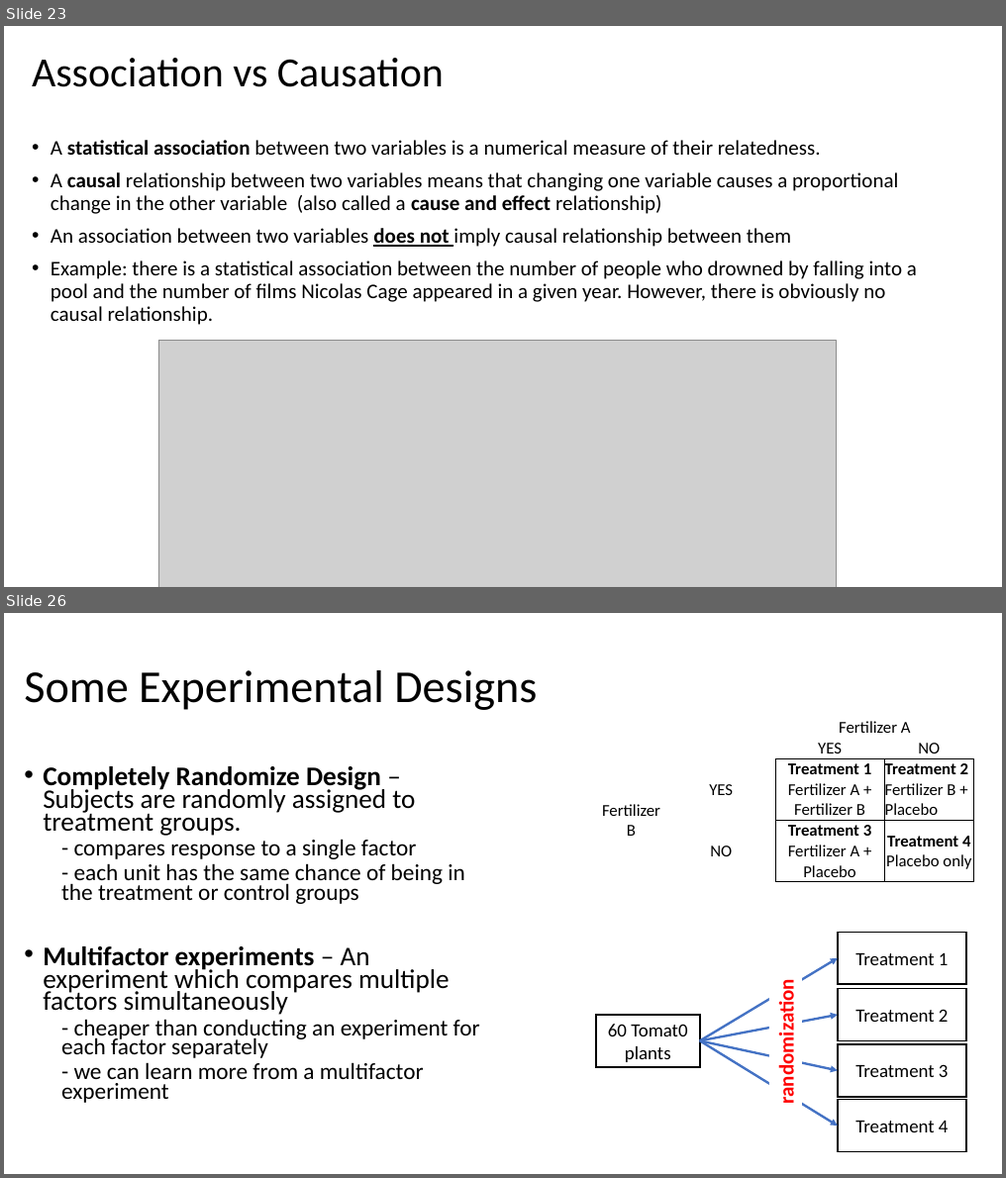
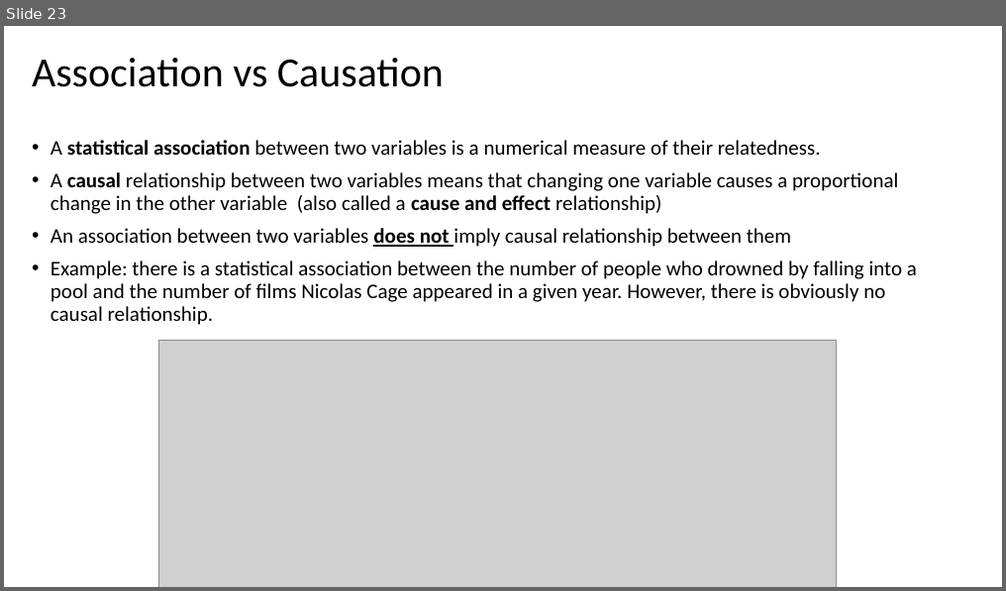
Before and after one commit to Jarred6068/UI_STAT251-03_Spring_2024, a slide deck: docs/lecture_slides/Week 5/Week5_Lecture8_Slides_2_7_2024.pptx. Shown one above the other, each under a label of ours: slides 23 and 26 before the commit, slide 23 after it; the slides between them are not shown. The pictures are 1006x1178 and 1006x591 pixels, drawn with LibreOffice and Linux fonts; fonts in the diff are those of the drawing; grey boxes stand for pictures. Boxes give left, top, right and bottom in pixels: in the first picture for what was removed or moved away, otherwise in the second. Text is boxed around its words. In the diff, an @@ line names an element or a change of style, - is before the commit and + after.

```diff
--- a/docs/lecture_slides/Week 5/Week5_Lecture8_Slides_2_7_2024.pptx
+++ b/docs/lecture_slides/Week 5/Week5_Lecture8_Slides_2_7_2024.pptx
@@ slide 26 removed at <box>4,613,1002,1174</box>, background #FFFFFF @@
@@ title removed at <box>24,670,537,710</box> @@
-Some Experimental Designs
@@ table removed at <box>596,716,973,881</box>, 4 rows, 4 columns @@
- |  | Fertilizer A | 
- |  | YES | NO
-Fertilizer B | YES | Treatment 1 Fertilizer A + Fertilizer B | Treatment 2 Fertilizer B + Placebo
- | NO | Treatment 3 Fertilizer A + Placebo | Treatment 4 Placebo only
@@ text removed at <box>43,839,480,1103</box> @@
-• Completely Randomize Design – Subjects are randomly assigned to treatment groups.
-  - compares response to a single factor
-  - each unit has the same chance of being in the treatment or control groups
-• Multifactor experiments – An experiment which compares multiple factors simultaneously
-  - cheaper than conducting an experiment for each factor separately
-  - we can learn more from a multifactor experiment
@@ rectangle removed at <box>838,932,966,984</box> @@
-Treatment 1
@@ arrow removed from (700, 1042) to (838, 959) @@
@@ rectangle removed at <box>769,970,802,1112</box> @@
-randomization
@@ rectangle removed at <box>838,989,966,1042</box> @@
-Treatment 2
@@ rectangle removed at <box>596,1015,700,1067</box> @@
-60 Tomat0 plants
@@ arrow removed from (700, 1042) to (838, 1015) @@
@@ arrow removed from (700, 1042) to (838, 1071) @@
@@ arrow removed from (700, 1042) to (838, 1126) @@
@@ rectangle removed at <box>838,1045,966,1097</box> @@
-Treatment 3
@@ rectangle removed at <box>838,1100,966,1152</box> @@
-Treatment 4
```
Also in this commit, not shown: 16 other slides removed, 4 other files.
